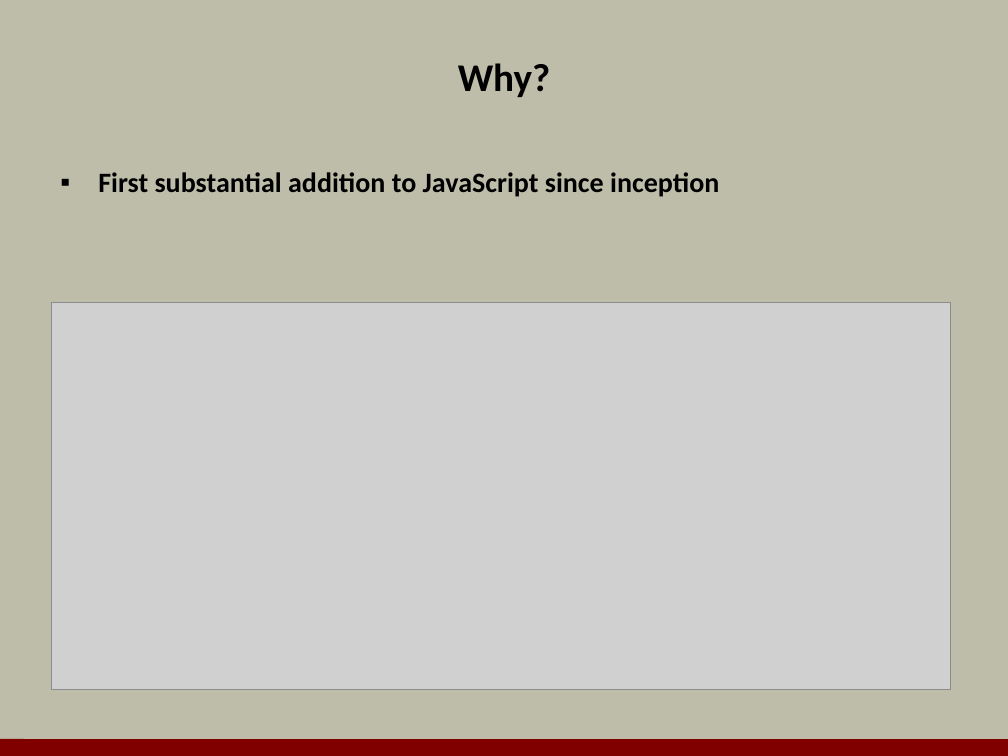
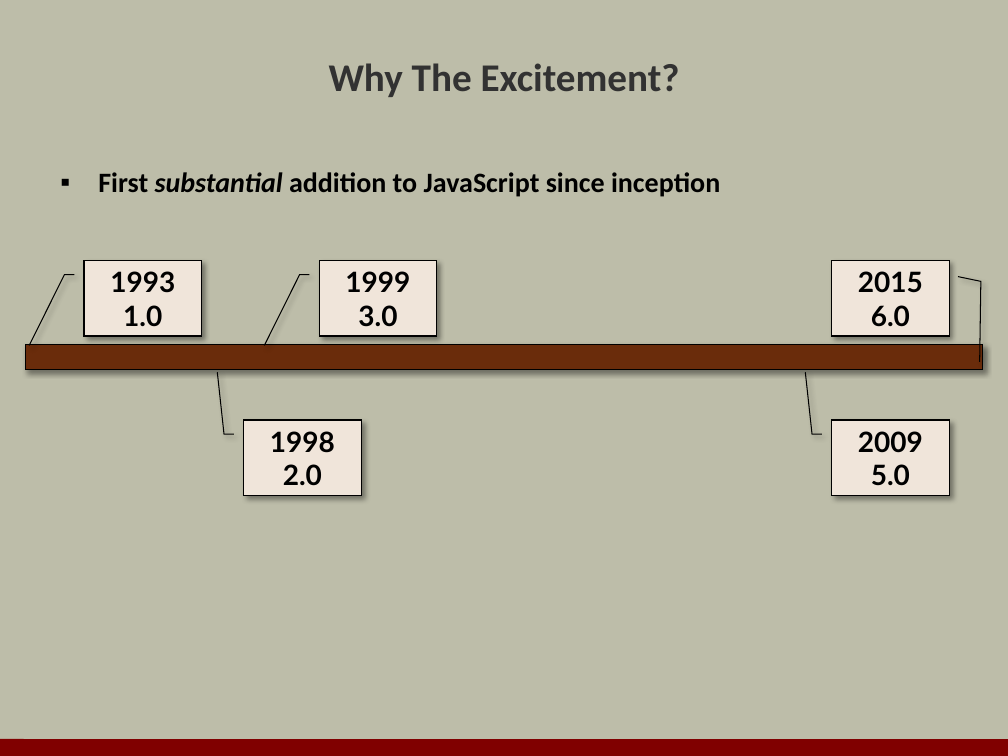
Before and after one commit to OdeToCode/classes, a slide deck: slide 3 of angularjs/slides/11_es6.pptx (slide 2 before the commit). Drawn at 1008x756 pixels with LibreOffice and Linux fonts; fonts in the diff are those of the drawing; grey boxes stand for pictures; background and template pictures are left out. Boxes give left, top, right and bottom in pixels: in the first picture for what was removed or moved away, otherwise in the second. Text is boxed around its words. In the diff, an @@ line names an element or a change of style, - is before the commit and + after.

Commit message:
updated es6 slides

```diff
--- a/angularjs/slides/11_es6.pptx
+++ b/angularjs/slides/11_es6.pptx
@@ title at <box>329,63,680,97</box>: text changed; text colour #000000 to #323232 @@
-Why?
+Why The Excitement?
@@ text "First substantial addition to JavaScript ..." at <box>98,172,720,197</box>: italic on in "substantial" @@
@@ border callout added at <box>84,260,202,336</box>, fill #F0E5DA, outline #000000 0.75 pt, 20 pt, text #000000, bold @@
+1993
+1.0
@@ border callout added at <box>320,260,437,336</box>, fill #F0E5DA, outline #000000 0.75 pt, 20 pt, text #000000, bold @@
+1999
+3.0
@@ border callout added at <box>832,260,950,336</box>, fill #F0E5DA, outline #000000 0.75 pt, 20 pt, text #000000, bold @@
+2015
+6.0
@@ picture removed at <box>51,302,951,690</box> @@
@@ rectangle added at <box>25,345,983,370</box>, fill #6A2C0B, outline #000000 0.75 pt @@
@@ border callout added at <box>244,420,362,496</box>, fill #F0E5DA, outline #000000 0.75 pt, 20 pt, text #000000, bold @@
+1998
+2.0
@@ border callout added at <box>832,420,950,496</box>, fill #F0E5DA, outline #000000 0.75 pt, 20 pt, text #000000, bold @@
+2009
+5.0
```
Also in this commit, not shown: 9 other slides changed, 39 slides added, 24 slides removed.
